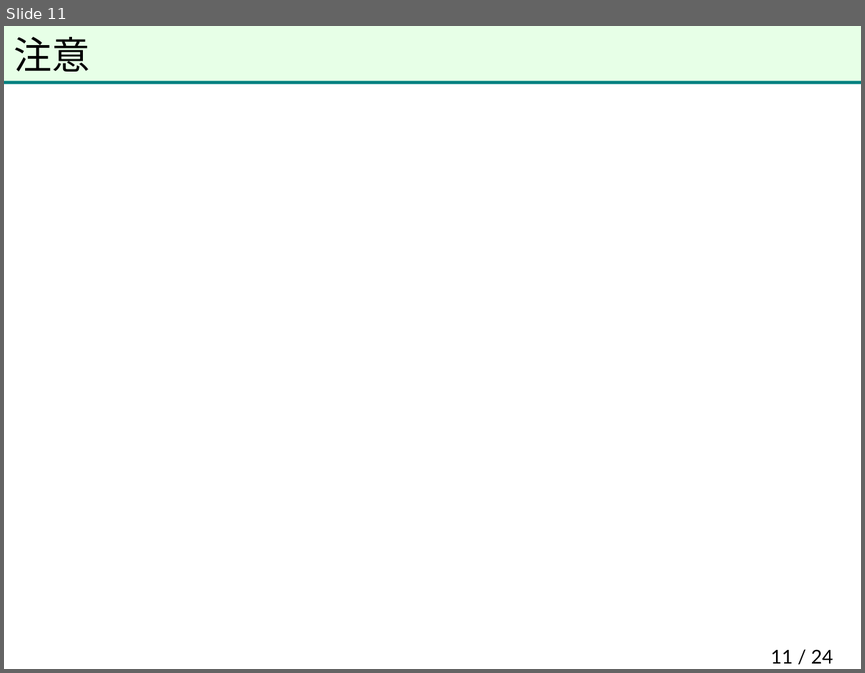
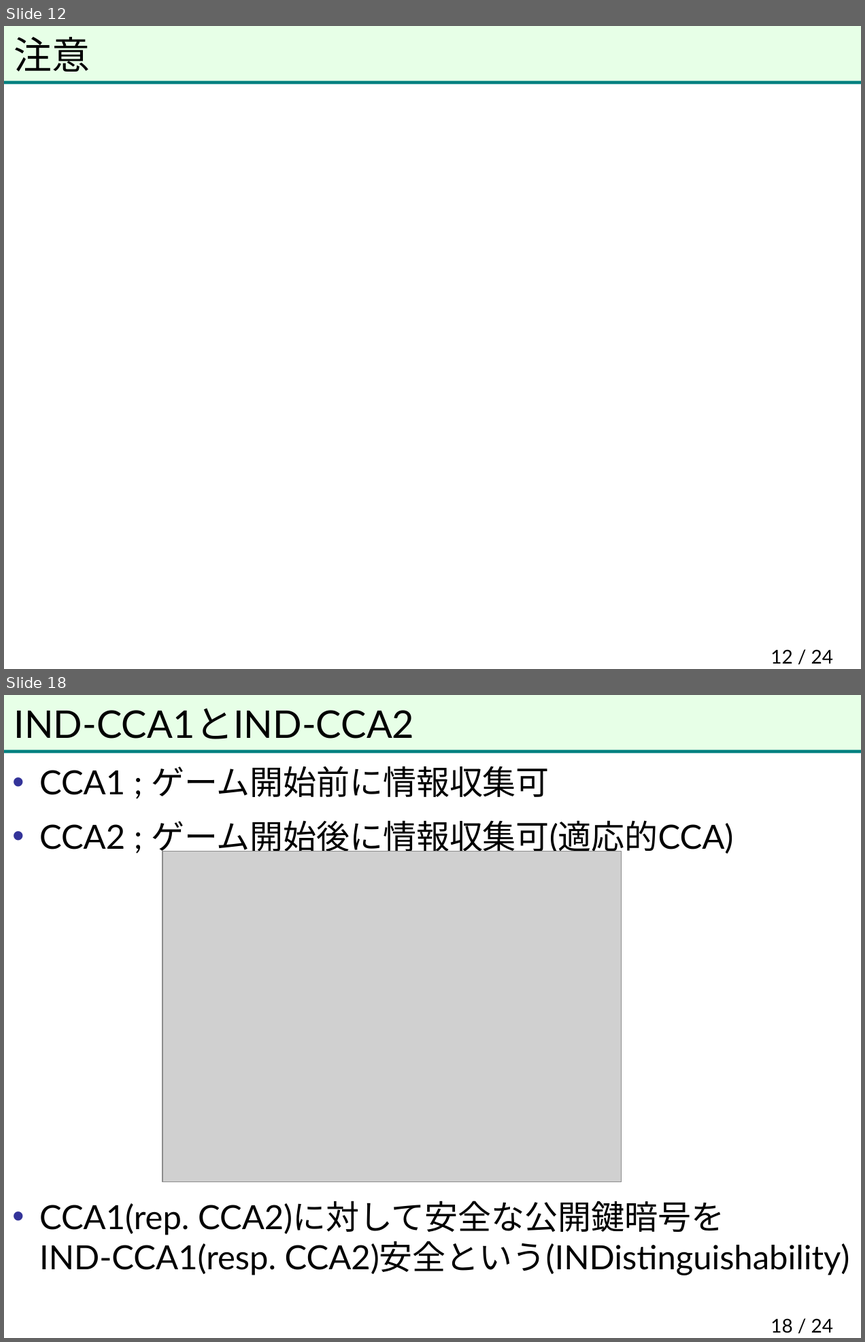
Before and after one commit to herumi/anninbon, a slide deck: lec/anninbon5.pptx. Shown one above the other, each under a label of ours: slide 11 before the commit, slides 12 and 18 after it; the slides between them are not shown. The pictures are 865x673 and 865x1342 pixels, drawn with LibreOffice and Linux fonts; fonts in the diff are those of the drawing; grey boxes stand for pictures; background and template pictures are left out. Boxes give left, top, right and bottom in pixels: in the first picture for what was removed or moved away, otherwise in the second. Text is boxed around its words. In the diff, an @@ line names an element or a change of style, - is before the commit and + after.

```diff
--- a/lec/anninbon5.pptx
+++ b/lec/anninbon5.pptx
@@ slide 18 added at (4,695,861,1338), background #FFFFFF; not listed: 2 template elements that a slide beside it also shows @@
@@ title added at (14,708,414,739), 32 pt, text #000000 @@
+IND-CCA1とIND-CCA2
@@ text added at (39,766,850,1275), 28 pt, text #000000 @@
+• CCA1 ; ゲーム開始前に情報収集可
+• CCA2 ; ゲーム開始後に情報収集可(適応的CCA)
+• CCA1(rep. CCA2)に対して安全な公開鍵暗号を
+  IND-CCA1(resp. CCA2)安全という(INDistinguishability)
@@ picture added at (162,851,621,1182) @@
@@ page number added at (770,1318,833,1333), 16 pt, text #000000 @@
+18 / 24
@@ what was slide 11 is now slide 12 @@
@@ page number at (770,649,833,663): text changed @@
-11 / 24
+12 / 24
```
Also in this commit, not shown: 17 other slides added.
